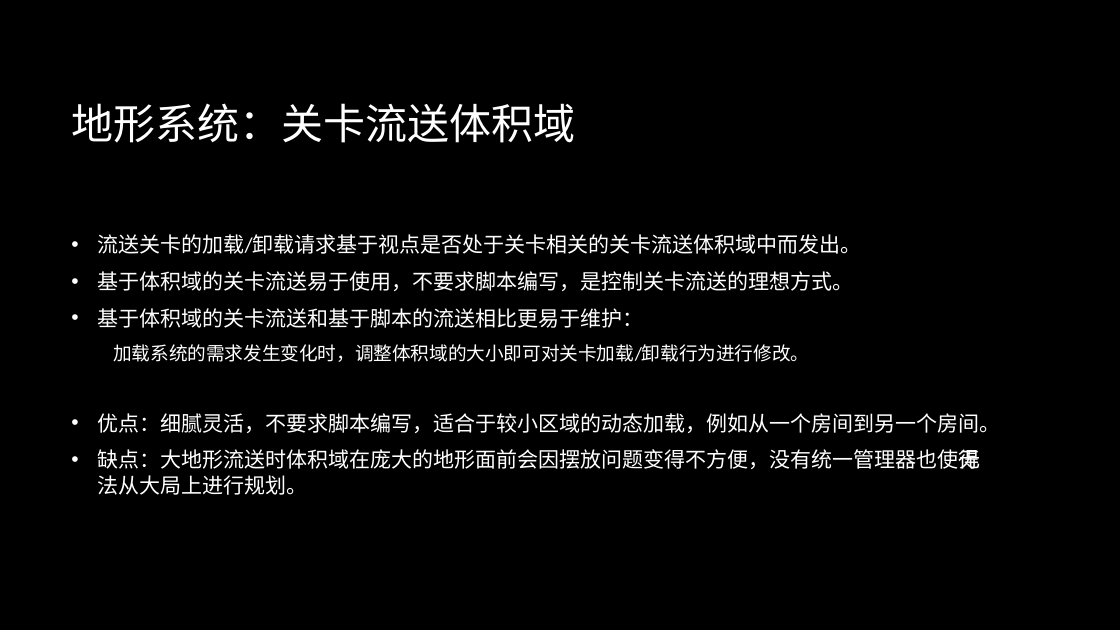
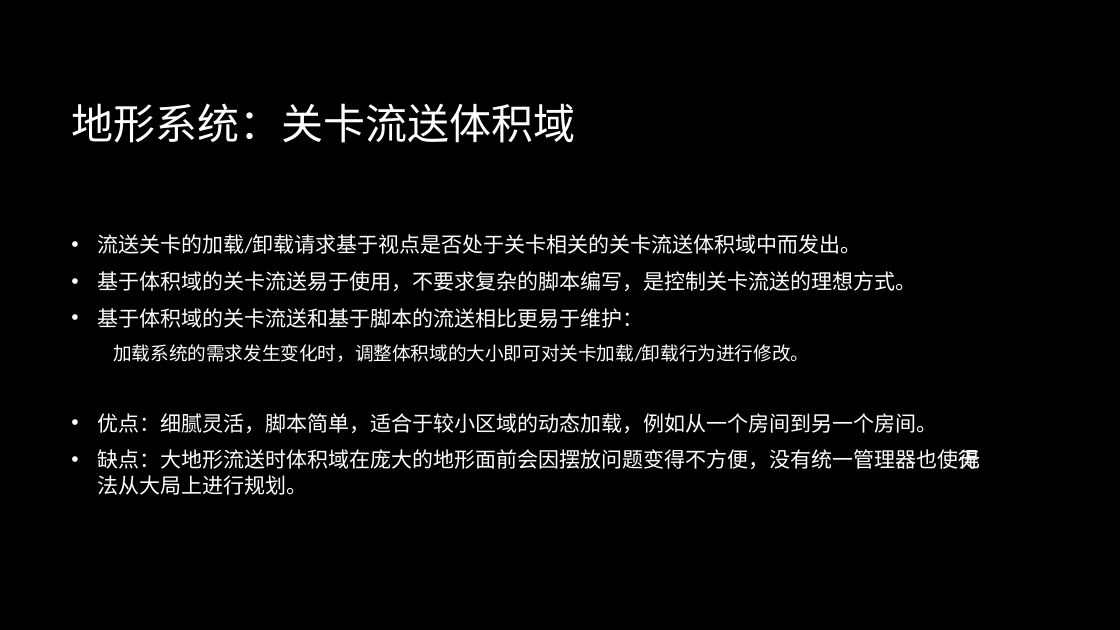
Before and after one commit to BattalionCommander/UE4_C-_Notes, a slide deck: slide 15 of Unreal engine 4.pptx. Drawn at 1120x630 pixels with LibreOffice and Linux fonts; fonts in the diff are those of the drawing; background and template pictures are left out. Boxes give left, top, right and bottom in pixels: in the first picture for what was removed or moved away, otherwise in the second. Text is boxed around its words. In the diff, an @@ line names an element or a change of style, - is before the commit and + after.

```diff
--- a/Unreal engine 4.pptx
+++ b/Unreal engine 4.pptx
@@ text at <box>98,271,917,291</box>: text changed @@
-• 基于体积域的关卡流送易于使用，不要求脚本编写，是控制关卡流送的理想方式。
+• 基于体积域的关卡流送易于使用，不要求复杂的脚本编写，是控制关卡流送的理想方式。
@@ text at <box>98,413,938,433</box>: text changed @@
-• 优点：细腻灵活，不要求脚本编写，适合于较小区域的动态加载，例如从一个房间到另一个房间。
+• 优点：细腻灵活，脚本简单，适合于较小区域的动态加载，例如从一个房间到另一个房间。
```
Also in this commit, not shown: 6 other slides changed, 1 other file.
